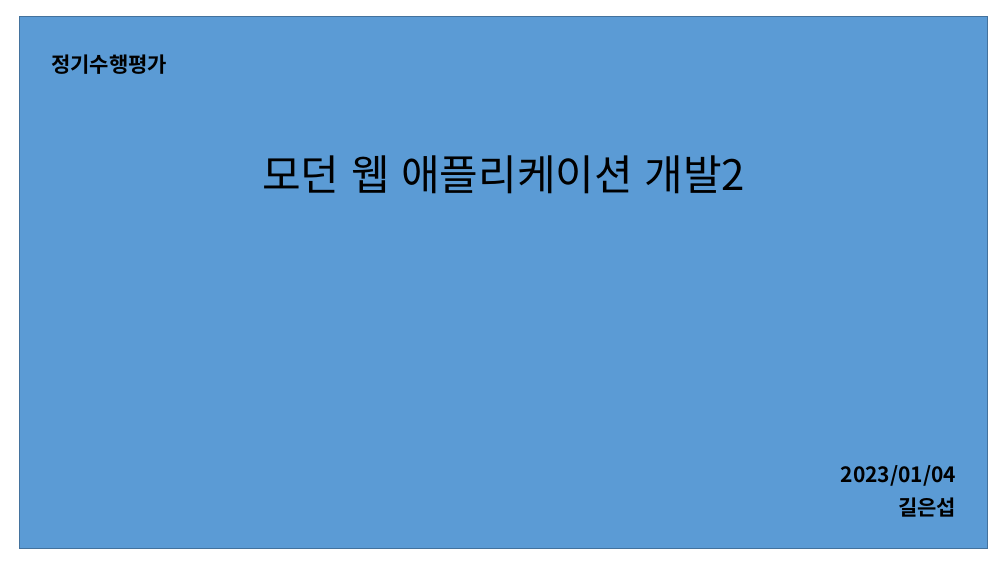
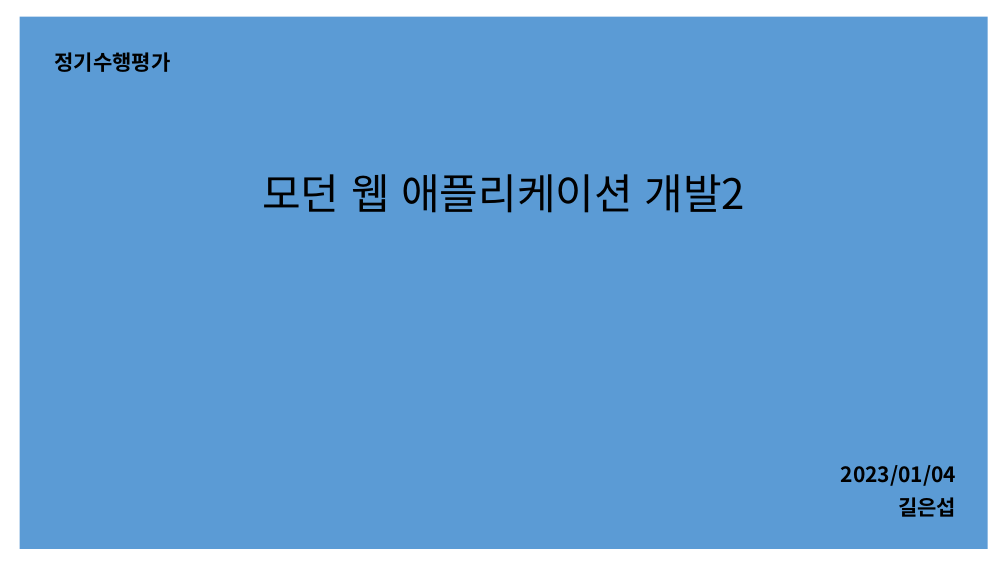
Before and after one commit to GGGGGGGGGGGGGGGil/Performance-Evaluation, a slide deck: slide 1 of 10.모던 웹 애플리케이션 개발2/모던 웹 애플리케이션 개발2_길은섭.pptx. Drawn at 1008x567 pixels with LibreOffice and Linux fonts; fonts in the diff are those of the drawing. Boxes give left, top, right and bottom in pixels: in the first picture for what was removed or moved away, otherwise in the second. Text is boxed around its words. In the diff, an @@ line names an element or a change of style, - is before the commit and + after.

Commit message:
2023/01/10 정기수행평가 완성본

```diff
--- a/10.모던 웹 애플리케이션 개발2/모던 웹 애플리케이션 개발2_길은섭.pptx
+++ b/10.모던 웹 애플리케이션 개발2/모던 웹 애플리케이션 개발2_길은섭.pptx
@@ rectangle at box(20, 17, 988, 549): outline #43739E 1 pt to none @@
@@ text "정기수행평가": place and size @@
-text "정기수행평가" at box(51, 54, 167, 74)
+text "정기수행평가" at box(55, 52, 171, 72)
@@ title "모던 웹 애플리케이션 개발2": place and size @@
-title "모던 웹 애플리케이션 개발2" at box(262, 155, 746, 194)
+title "모던 웹 애플리케이션 개발2" at box(262, 174, 746, 213)
```
Also in this commit, not shown: 7 other slides changed, 2 slides added, 1 other file.
